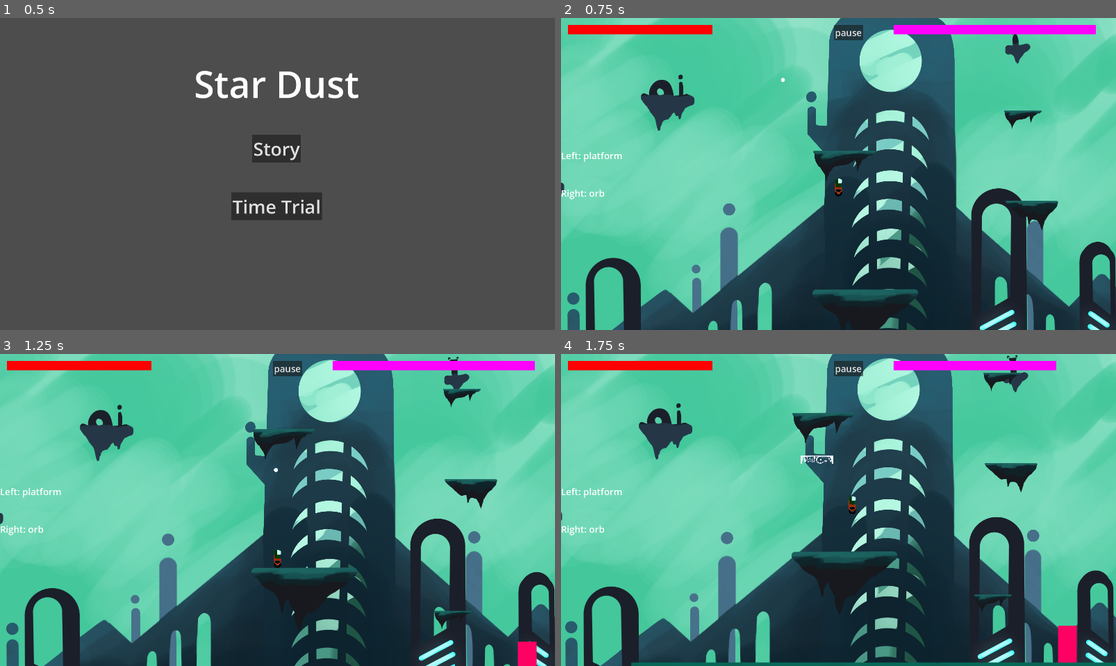
Above: before the commit, frames 1-4 (two rows, left to right).
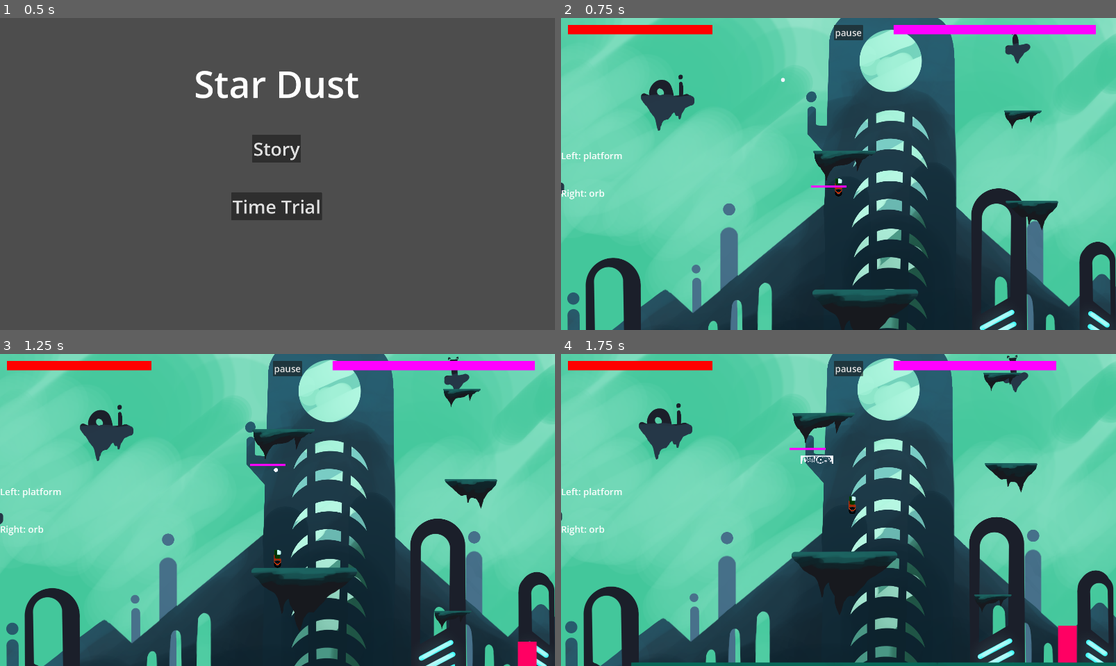
Above: after the commit, the same moments.

Repository: xjarlie/godot-platformer-test
Game: Godot game, scene res://start_menu.tscn
Two runs of this game, one before a commit and one after it. Both use one fixed random seed, a clock stepped at 60 frames per second and the inputs below.
Inputs (mouse positions are in pixels of both pictures, inside the frame that each line leads up to):
- Up to frame 1 (0.5 s): no input
- Up to frame 2 (0.75 s): click "Story" at 0.5 s
- Up to frame 3 (1.25 s): no input
- Up to frame 4 (1.75 s): move the mouse to (838, 472) at 1.27 s; press the mouse at (838, 472) at 1.28 s; hold D (move_right) from 1.28 s (still down); tap Space (jump) at 1.52 s

Frame 1 is identical in both runs. In frame 2, less than 0.1% of the frame differs, in the area x 45-52%, y 53-55%; in frame 3, less than 0.1%; in frame 4, less than 0.1%, in the area x 41-48%, y 30-31%.

Commit message:
[failed] attempts to add vine

Diff:
--- a/levels/level_3.tscn
+++ b/levels/level_3.tscn
@@ -8,6 +8,7 @@
 [ext_resource type="PackedScene" uid="uid://dwovinxbr4ic2" path="res://utilities/platforms/ground_1.tscn" id="5_yud55"]
 [ext_resource type="PackedScene" uid="uid://ct5p6hde3qmj6" path="res://utilities/nature_blocker.tscn" id="7_vjkf5"]
 [ext_resource type="PackedScene" uid="uid://dey0ow6mfceji" path="res://characters/goon.tscn" id="8_6avjh"]
+[ext_resource type="PackedScene" uid="uid://bggrw2eixifu5" path="res://utilities/vine.tscn" id="9_437l8"]
 
 [sub_resource type="PlaceholderTexture2D" id="PlaceholderTexture2D_rhh4w"]
 
@@ -112,4 +113,7 @@
 [node name="Goon" parent="." instance=ExtResource("8_6avjh")]
 position = Vector2(1160, 1176)
 
+[node name="Vine" parent="." instance=ExtResource("9_437l8")]
+position = Vector2(200, 500)
+
 [connection signal="body_entered" from="WinArea" to="." method="_on_win_area_body_entered"]
--- a/utilities/javelin.gd
+++ b/utilities/javelin.gd
@@ -17,7 +17,6 @@
 	position = pos;
 
 func _physics_process(delta):
-	print(charge, position);
 	if charge != 0:
 		position += velocity * delta;
 		charge -= 1;
--- /dev/null
+++ b/utilities/vine.gd
@@ -0,0 +1,36 @@
+extends Node2D
+
+@export var fixedPoint: Vector2;
+var current_angle: float = PI/3;
+var angular_velocity: float = 0.0;
+var radius: float = 0.0;
+
+var MAX_ANGULAR_SPEED = 5;
+
+# Called when the node enters the scene tree for the first time.
+func _ready():
+	fixedPoint = $FixedPoint.position;
+	radius = $Area2D/CollisionShape2D.shape.radius;
+
+
+# Called every frame. 'delta' is the elapsed time since the previous frame.
+func _process(_delta):
+	current_angle = clamp(current_angle, 0, 2*PI);
+	$Sprite2D.global_rotation = current_angle;
+
+func _physics_process(delta):
+	var angle_from_rest: float = current_angle - PI/2;
+	if (round(angle_from_rest*10) != 0):
+		angular_velocity += lerp(angular_velocity, -MAX_ANGULAR_SPEED*sign(angle_from_rest), 0.1);
+		current_angle += angular_velocity * delta;
+
+func add_velocity(v: Vector2):
+	var horiz: float = v.x;
+	var ang_v = horiz;
+	angular_velocity += ang_v;
+
+
+func _on_area_2d_body_entered(body):
+	if (body.is_in_group("player")):
+		print(body.velocity);
+		add_velocity(body.velocity);
--- /dev/null
+++ b/utilities/vine.tscn
@@ -0,0 +1,26 @@
+[gd_scene load_steps=4 format=3 uid="uid://bggrw2eixifu5"]
+
+[ext_resource type="Script" path="res://utilities/vine.gd" id="1_wvidy"]
+
+[sub_resource type="CircleShape2D" id="CircleShape2D_hgv5e"]
+radius = 128.25
+
+[sub_resource type="PlaceholderTexture2D" id="PlaceholderTexture2D_hjvhb"]
+
+[node name="Vine" type="Node2D"]
+script = ExtResource("1_wvidy")
+
+[node name="Area2D" type="Area2D" parent="."]
+
+[node name="CollisionShape2D" type="CollisionShape2D" parent="Area2D"]
+shape = SubResource("CircleShape2D_hgv5e")
+
+[node name="FixedPoint" type="Node2D" parent="."]
+position = Vector2(0, -128)
+
+[node name="Sprite2D" type="Sprite2D" parent="."]
+scale = Vector2(124, 8)
+texture = SubResource("PlaceholderTexture2D_hjvhb")
+offset = Vector2(0.5, 0)
+
+[connection signal="body_entered" from="Area2D" to="." method="_on_area_2d_body_entered"]
Not shown: 1 places in levels/level_3.tscn that only renumber resources
Not shown: 2 places in main.tscn that only renumber resources
